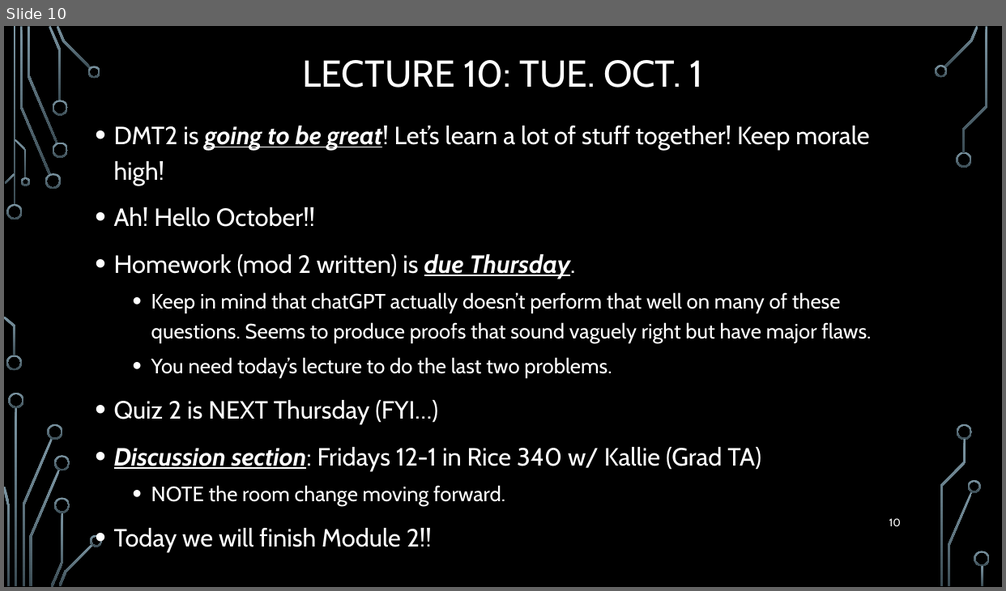
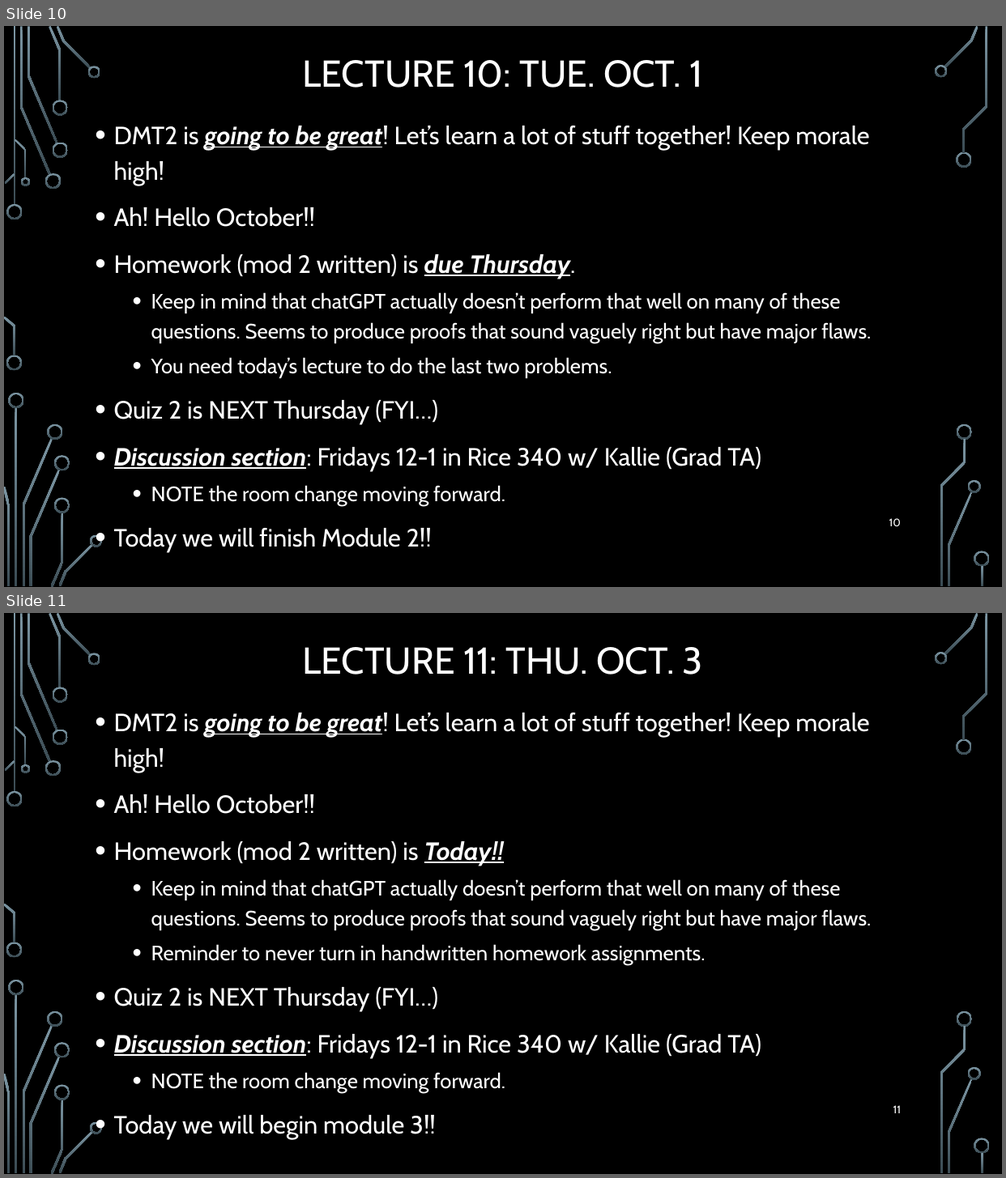
Before and after one commit to markfloryan/dmt2, a slide deck: slides/00-DailyAnnouncements.pptx. Shown one above the other, each under a label of ours: slide 10 before the commit, slides 10 and 11 after it. The pictures are 1006x591 and 1006x1178 pixels, drawn with LibreOffice and Linux fonts; fonts in the diff are those of the drawing; background and template pictures are left out. Boxes give left, top, right and bottom in pixels: in the first picture for what was removed or moved away, otherwise in the second. Text is boxed around its words. In the diff, an @@ line names an element or a change of style, - is before the commit and + after.

```diff
--- a/slides/00-DailyAnnouncements.pptx
+++ b/slides/00-DailyAnnouncements.pptx
@@ slide 11 added at bbox=[4, 613, 1002, 1174], background picture (left out); not listed: 36 template elements that a slide beside it also shows @@
@@ title added at bbox=[303, 647, 703, 675], 36 pt, text #FFFFFF @@
+LECTURE 11: THU. OCT. 3
@@ text added at bbox=[114, 713, 871, 1139], 24 pt, text #FFFFFF @@
+• DMT2 is going to be great! Let’s learn a lot of stuff together! Keep morale high!
+• Ah! Hello October!!
+• Homework (mod 2 written) is Today!!
+  • Keep in mind that chatGPT actually doesn’t perform that well on many of these questions. Seems to produce proofs that sound vaguely right but have major flaws.
+  • Reminder to never turn in handwritten homework assignments.
+• Quiz 2 is NEXT Thursday (FYI…)
+• Discussion section: Fridays 12-1 in Rice 340 w/ Kallie (Grad TA)
+  • NOTE the room change moving forward.
+• Today we will begin module 3!!
@@ page number added at bbox=[893, 1105, 901, 1114], 10.5 pt, text #FFFFFF @@
+11
```
Also in this commit, not shown: 2 other files.
